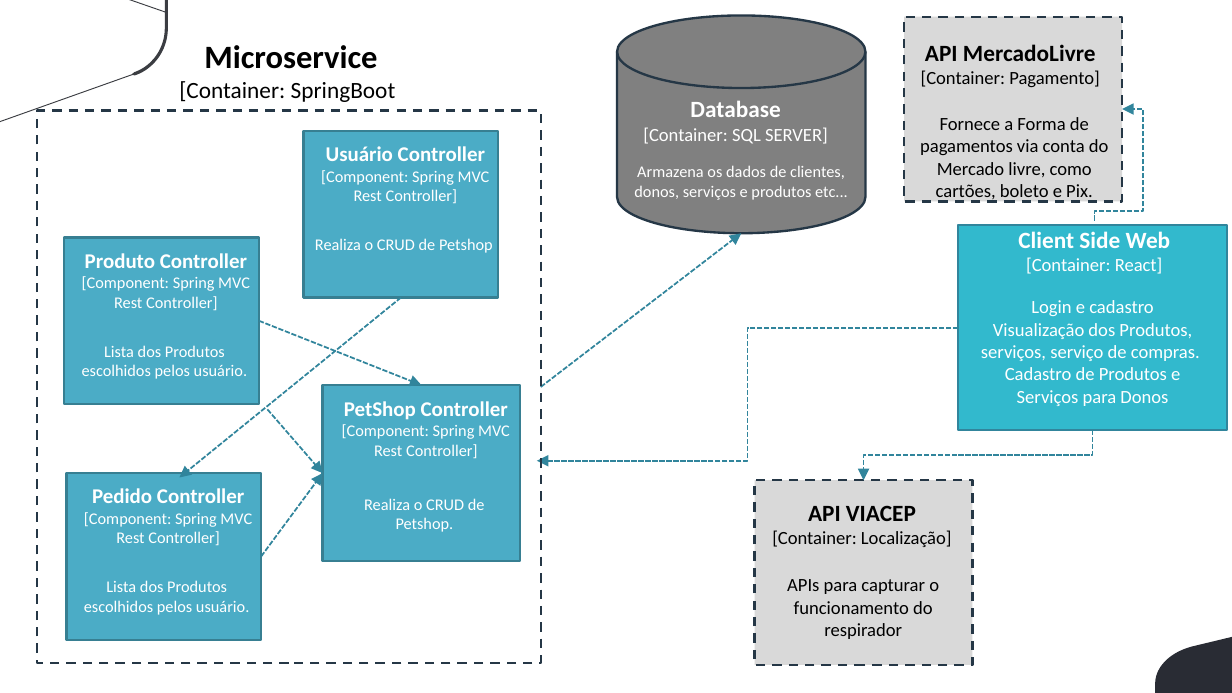
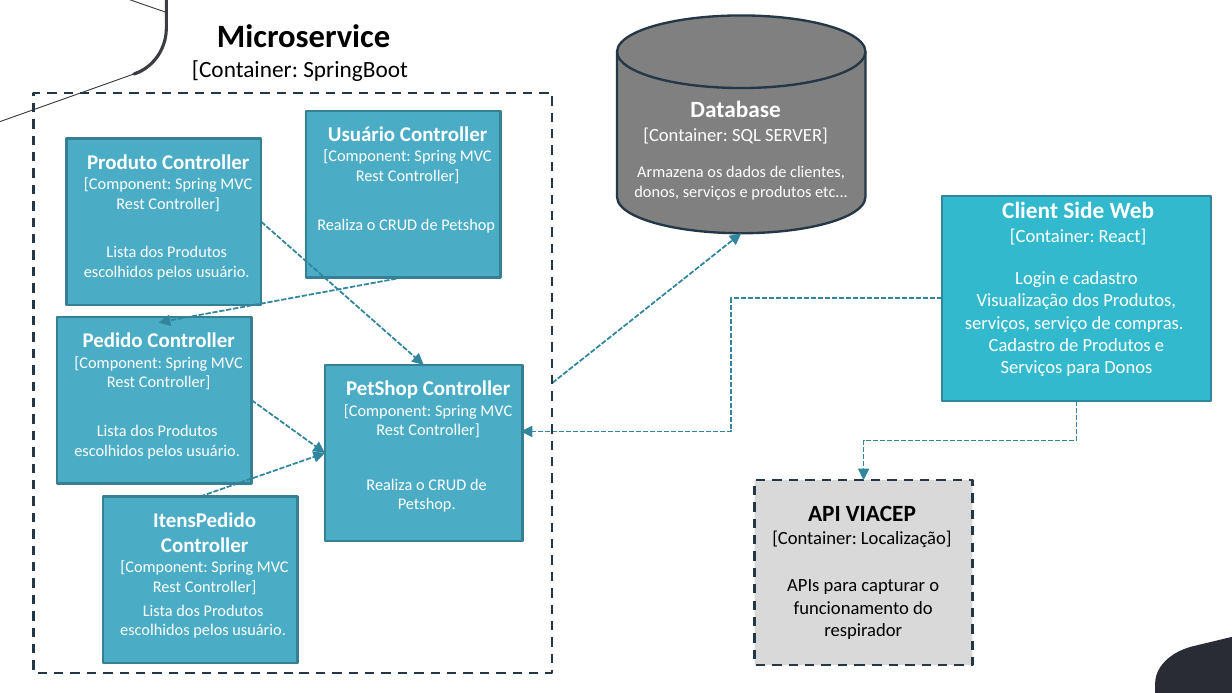
Before and after one commit to NicolasRuiz10/BandTec-3ADSA-2021-2, a slide deck: slide 1 of Documentos/Diagrama de Solucao de Software.pptx. Drawn at 1232x693 pixels with LibreOffice and Linux fonts; fonts in the diff are those of the drawing; background and template pictures are left out. Boxes give left, top, right and bottom in pixels: in the first picture for what was removed or moved away, otherwise in the second. Text is boxed around its words. In the diff, an @@ line names an element or a change of style, - is before the commit and + after.

Commit message:
att

```diff
--- a/Documentos/Diagrama de Solucao de Software.pptx
+++ b/Documentos/Diagrama de Solucao de Software.pptx
@@ text "Microservice": place and size @@
-text "Microservice" at bbox=[179, 45, 403, 102]
+text "Microservice" at bbox=[192, 24, 415, 81]
@@ rectangle removed at bbox=[904, 17, 1122, 201] @@
@@ text removed at bbox=[921, 44, 1100, 87] @@
-API MercadoLivre
-[Container: Pagamento]
@@ rectangle: place and size @@
-rectangle at bbox=[37, 111, 541, 663]
+rectangle at bbox=[34, 93, 552, 673]
@@ 3 texts, 1 rectangle: place and size @@
-3 texts, 1 rectangle at bbox=[303, 131, 510, 532]
+3 texts, 1 rectangle at bbox=[306, 111, 512, 512]
@@ text removed at bbox=[920, 117, 1109, 203] @@
-Fornece a Forma de pagamentos via conta do Mercado livre, como cartões, boleto e Pix.
@@ elbow arrow removed from (1095, 220) to (1122, 109) @@
@@ 2 texts, 1 rectangle: place and size @@
-2 texts, 1 rectangle at bbox=[65, 237, 259, 404]
+2 texts, 1 rectangle at bbox=[66, 138, 261, 305]
@@ arrow moved from (259, 321) - (422, 385) to (261, 222) - (424, 365) @@
@@ text "Realiza o CRUD de Petshop": place and size @@
-text "Realiza o CRUD de Petshop" at bbox=[315, 238, 493, 253]
+text "Realiza o CRUD de Petshop" at bbox=[317, 218, 495, 233]
@@ arrow moved from (541, 387) - (742, 233) to (552, 383) - (742, 233) @@
@@ arrow moved from (401, 298) - (179, 478) to (403, 277) - (158, 323) @@
@@ 2 texts, 1 rectangle, 1 elbow arrow: place and size @@
-2 texts, 1 rectangle, 1 elbow arrow at bbox=[537, 225, 1227, 461]
+2 texts, 1 rectangle, 1 elbow arrow at bbox=[520, 196, 1211, 432]
@@ 2 texts, 1 rectangle: place and size @@
-2 texts, 1 rectangle at bbox=[66, 474, 261, 640]
+2 texts, 1 rectangle at bbox=[57, 317, 251, 484]
@@ rectangle: place and size @@
-rectangle at bbox=[323, 385, 520, 561]
+rectangle at bbox=[325, 365, 523, 541]
@@ arrow moved from (261, 556) - (323, 474) to (251, 401) - (325, 453) @@
@@ elbow arrow moved from (1093, 430) - (864, 480) to (1077, 401) - (864, 480) @@
@@ arrow moved from (267, 409) - (323, 474) to (200, 496) - (325, 453) @@
@@ rectangle added at bbox=[103, 496, 298, 663], fill #4BACC6, outline #377F92 2 pt @@
@@ text added at bbox=[120, 512, 289, 595], 14 pt, text #FFFFFF @@
+ItensPedido Controller
+[Component: Spring MVC Rest Controller]
@@ text added at bbox=[120, 604, 285, 638], 14 pt, text #FFFFFF @@
+Lista dos Produtos escolhidos pelos usuário.
```
